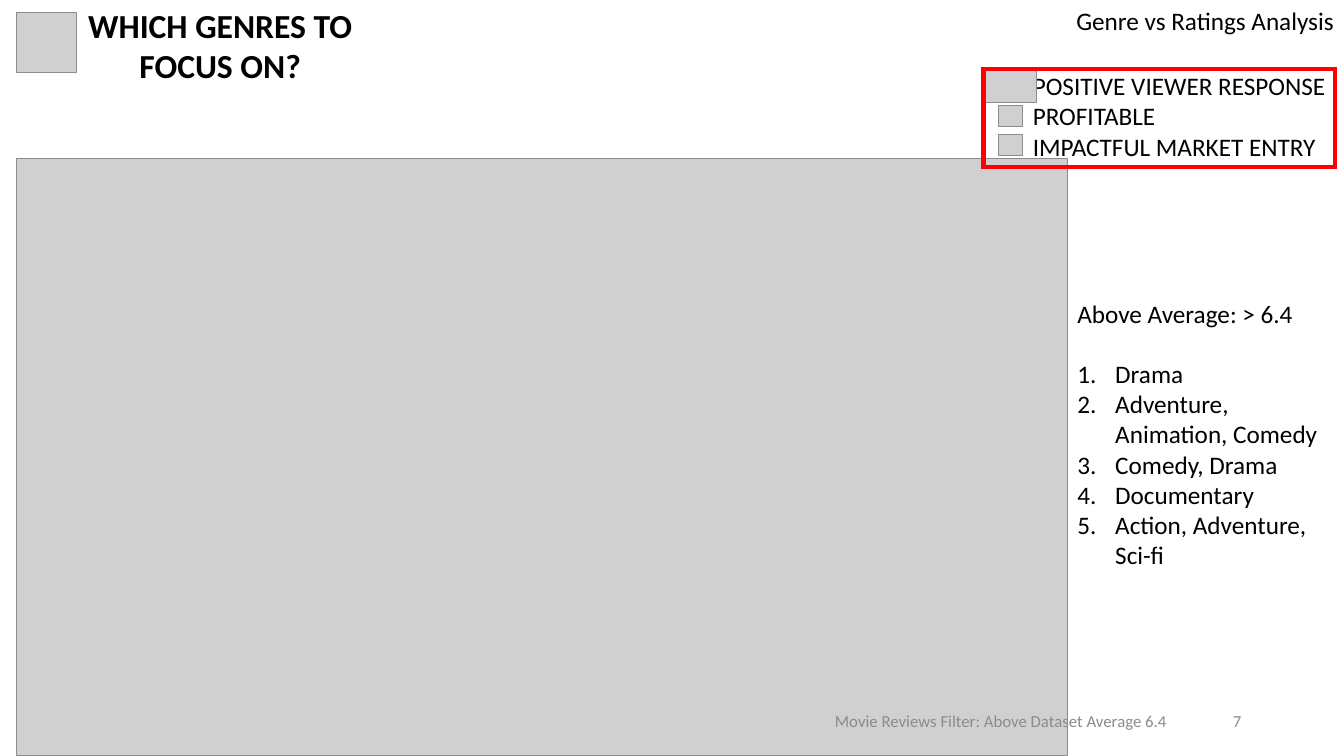
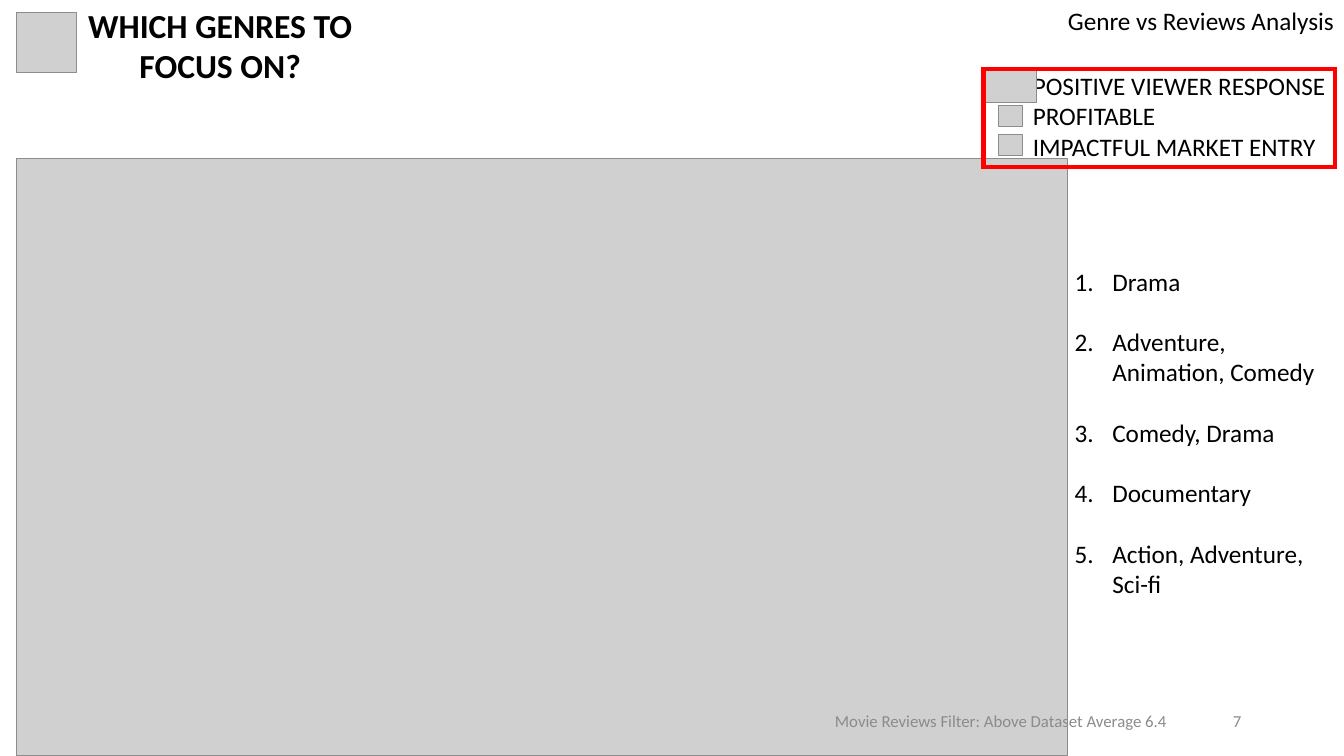
Before and after one commit to shayanabdulkarimkhan/dsc-phase-1-project-v2-4, a slide deck: slide 7 of Microsoft_Studios_Project.pptx. Drawn at 1344x756 pixels with LibreOffice and Linux fonts; fonts in the diff are those of the drawing; grey boxes stand for pictures. Boxes give left, top, right and bottom in pixels: in the first picture for what was removed or moved away, otherwise in the second. Text is boxed around its words. In the diff, an @@ line names an element or a change of style, - is before the commit and + after.

```diff
--- a/Microsoft_Studios_Project.pptx
+++ b/Microsoft_Studios_Project.pptx
@@ text at <box>1068,12,1333,34</box>: text changed @@
-Genre vs Ratings Analysis
+Genre vs Reviews Analysis
@@ text "Drama": place and size @@
-text "Drama" at <box>1077,305,1317,564</box>
+text "Drama" at <box>1112,274,1314,593</box>
@@ text at <box>1077,305,1293,328</box>: paragraph removed @@
-Above Average: > 6.4
```
Also in this commit, not shown: 5 other slides changed, 1 other file.
